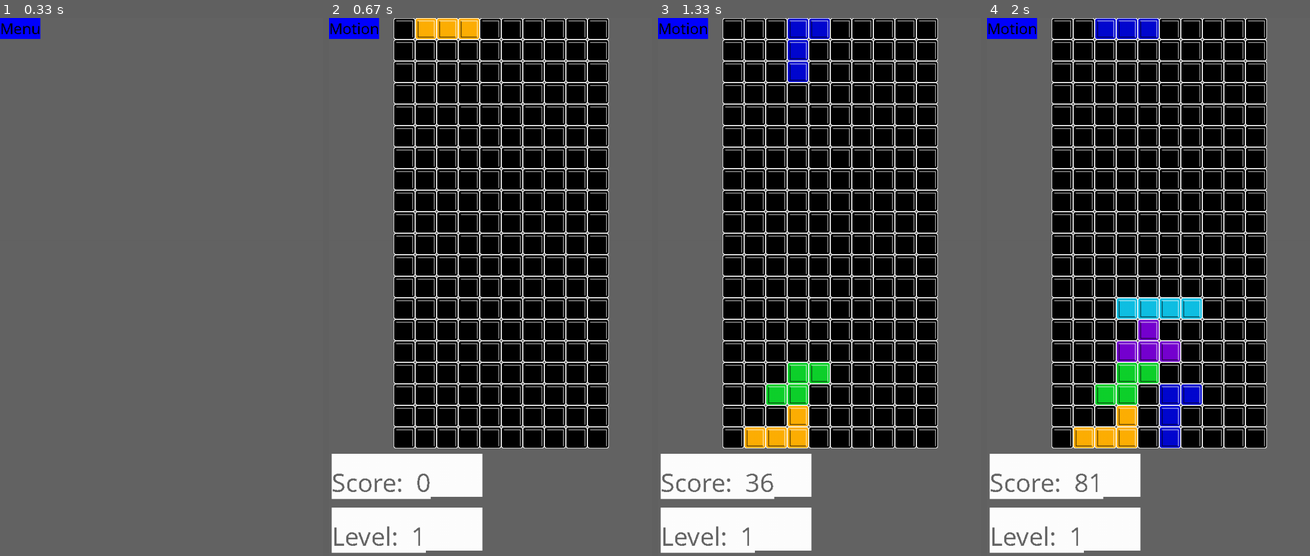
Above: before the commit, frames 1-4 (left to right).
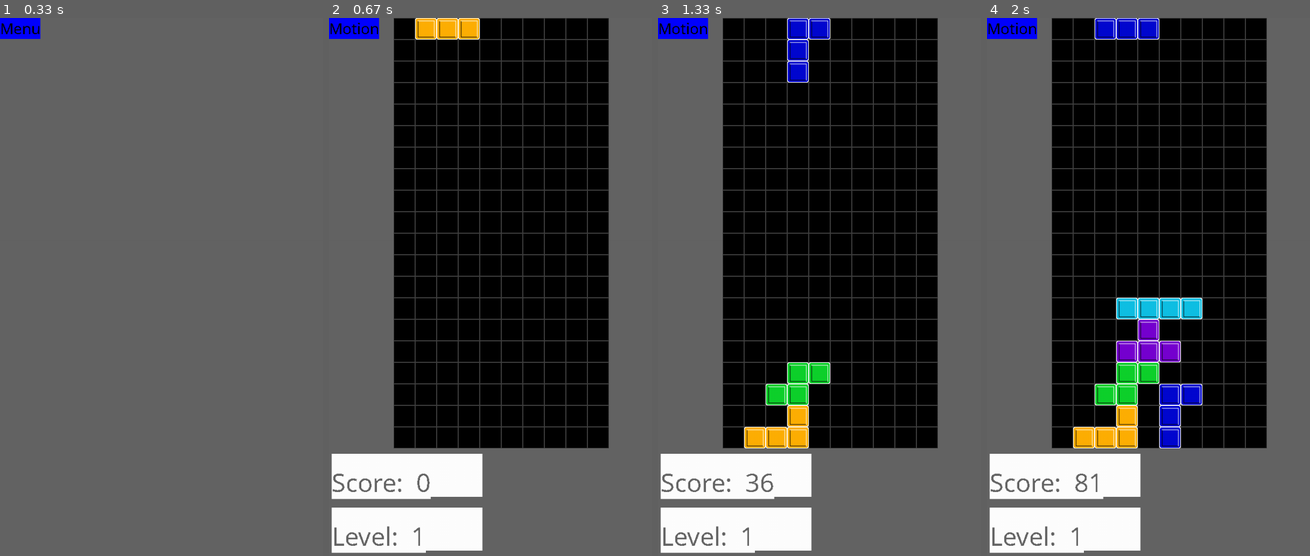
Above: after the commit, the same moments.

Repository: loboyd/pybrix
Game: pygame game, started from src/pybrix.py
Same seed, same stepped clock (60 frames per second), same inputs: the game is played once before the commit and once after it.
Inputs:
- Up to frame 1 (0.33 s): no input
- Up to frame 2 (0.67 s): tap 1 at 0.33 s
- Up to frame 3 (1.33 s): tap Space at 0.67, 1.07 s; hold Right from 1 s (still down); tap X at 1.15 s
- Up to frame 4 (2 s): tap Space at 1.37, 1.57, 1.87 s; release Right at 1.47 s; hold Right 1.5-1.97 s

Frame 1 is identical in both runs. In frame 2, 11% of the frame differs, in the area x 20-87%, y 0-80%; in frame 3, 10%; in frame 4, 9.6%.

Commit message:
make blocks fancier and board less fancy

Diff:
--- a/src/board.py
+++ b/src/board.py
@@ -21,8 +21,11 @@
                 pos = (j+3, i)
                 board_val = self.grid[i, j]
                 color = COLORS[board_val]
-                #if board_val > -1:
-                display.draw_block(self.screen, pos, color, border=True)
+                if board_val > -1:
+                    display.draw_block(self.screen, pos, color)
+                else:
+                    gray = (64,64,64)  # gray border
+                    display.draw_block(self.screen, pos, color, radius=0, border=gray, fancy=False)
 
     def clear_rows(self):
         """clears completed rows"""
--- a/src/display.py
+++ b/src/display.py
@@ -1,6 +1,8 @@
 """display functions for pybrix
 
 2018.08.20  --  L. Boyd"""
+
+from math import sqrt
 
 import numpy as np
 import pygame
@@ -21,13 +23,14 @@
         s -= 4
     pygame.draw.rect(screen, color, pygame.Rect(row,col,s,s))
 
-def draw_block(screen, position, color, radius=0.3, interior=False, s=GRID_SIZE, border=None):
+def draw_block(screen, position, color, radius=0.3, s=GRID_SIZE, border=(255,255,255), fancy=True):
 # def draw_fancy_block(screen, position, color, r, border=False):
     """draw single square with rounded corners (radius r) to the screen"""
     if radius < 0 or radius > 1:
         raise ValueError('radius must be between 0 and 1')
 
-    color_tmp = (255,255,255)
+    color_tmp = border
+
     row = int(s*position[0])
     col = int(s*position[1])
     r = int(radius*s/4)  # maximum radius which doesn't go outside the square block
@@ -50,14 +53,17 @@
 
     # draw highlight onto block surface
     # color_tmp = color_avg(color_tmp, (0,0,0))
-    corner1 = (row+r,   col+r)
-    corner2 = (row+r,   col-r+s)
-    corner3 = (row-r+s, col-r+s)
-    corner4 = (row-r+s, col+r)
-    pygame.draw.line(screen, (  0,  0,  0), corner1, corner2)
-    pygame.draw.line(screen, (  0,  0,  0), corner2, corner3)
-    pygame.draw.line(screen, (255,255,255), corner3, corner4)
-    pygame.draw.line(screen, (255,255,255), corner4, corner1)
+    if fancy:
+        highlight = (  0  ,0,  0)
+        shadow    = (255,255,255)
+        corner1 = (row+r,   col+r)
+        corner2 = (row+r,   col-r+s)
+        corner3 = (row-r+s, col-r+s)
+        corner4 = (row-r+s, col+r)
+        pygame.draw.line(screen, (  0,  0,  0), corner1, corner2)
+        pygame.draw.line(screen, (  0,  0,  0), corner2, corner3)
+        pygame.draw.line(screen, (255,255,255), corner3, corner4)
+        pygame.draw.line(screen, (255,255,255), corner4, corner1)
 
 
 def clear_screen(screen):
--- a/src/tetromino.py
+++ b/src/tetromino.py
@@ -120,7 +120,7 @@
         blocks = self.get_block_positions()
         color = COLORS[self.shape]
         for block in blocks:
-            display.draw_block(self.screen, block, color, border=True)
+            display.draw_block(self.screen, block, color)
         self.is_drawn = True
 
     def undraw(self):
